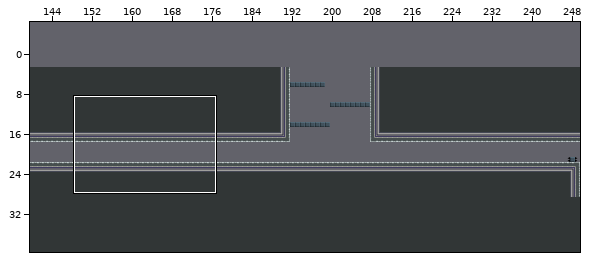
Two versions of a level (Tiled map, android/assets/levels/level11.tmx). The picture above shows the old version from afar; the outline marks the close-up.
Close-up. Before:
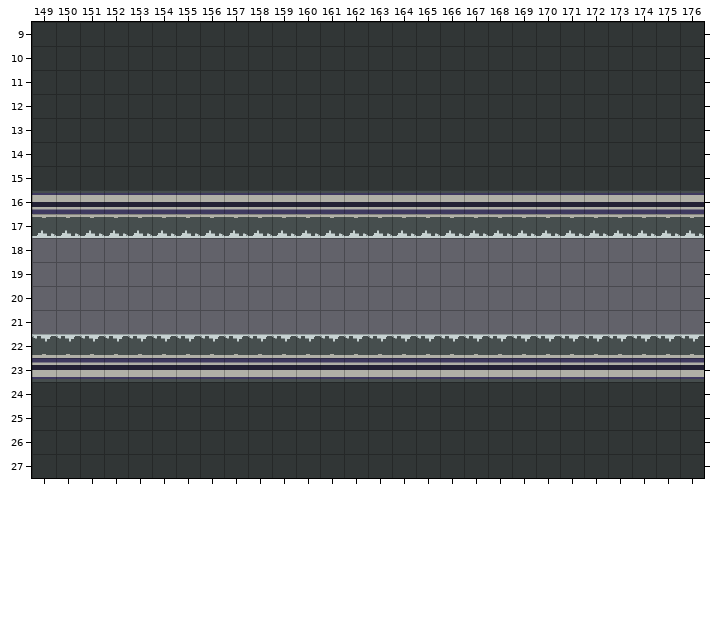
Cells are 32x32 px. Shown: x 149..176, y 9..27. The commit also changed other parts of the map, which this record leaves out. The old version is drawn lined up with the new one.
The result:
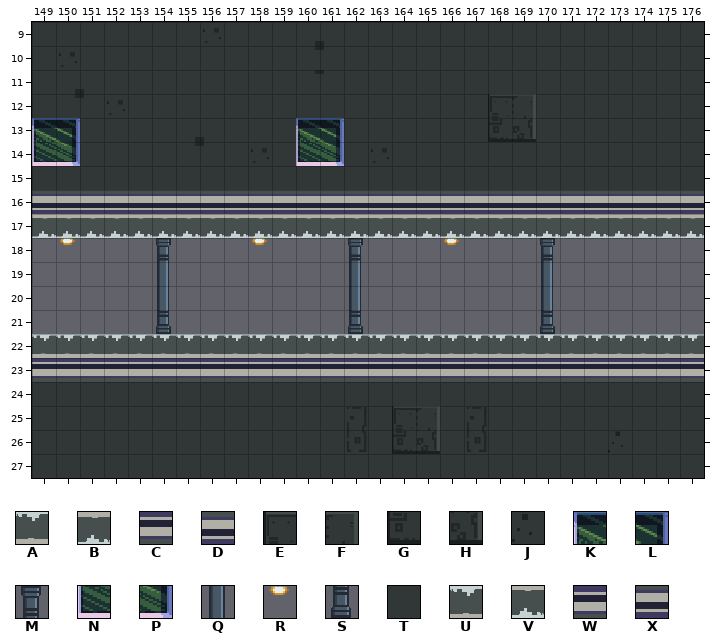
Key: from "tileset": A 49, B 49 turned 180, C 54, D 54 turned 180, E 88, F 89, G 104, H 105, J 119, K 160, L 161, M 162, N 176, P 177, Q 178, R 192, S 194; from "tileset-new": T 16, U 46, V 46 turned 180, W 51, X 51 turned 180.
_ is an empty cell.
Edits made:
map size 320x50 -> 320x40 cells (old content now starts at 0,-10; both pictures use the new coordinates)
Layer "Platform":
Tile A replaces tile U in row 22 at x 149 to 176.
Tile B replaces tile V in row 17 at x 149 to 176.
Tile C replaces tile W in row 23 at x 149 to 176.
Tile D replaces tile X in row 16 at x 149 to 176.
Tile E replaces tile T in row 12 at x 168; in row 25 at x 164.
Tile F replaces tile T in row 12 at x 169; in row 25 at x 165.
Tile G replaces tile T in row 13 at x 168; in row 26 at x 164.
Tile H replaces tile T in row 13 at x 169; in row 26 at x 165.
Tile J replaces tile T in row 26 at x 173.
Tile K replaces tile T in row 13 at x 149 and 160.
Tile L replaces tile T in row 13 at x 150 and 161.
Tile M is added in row 18 at x 154, 162 and 170.
Tile N replaces tile T in row 14 at x 149 and 160.
Tile P replaces tile T in row 14 at x 150 and 161.
Tile Q is added in rows 19 to 20 at x 154, 162 and 170.
Tile R is added in row 18 at x 150, 158 and 166.
Tile S is added in row 21 at x 154, 162 and 170.
Changed places in both close-ups, as pixel boxes (x1, y1, x2, y2):
changed: (488, 94, 536, 142)
changed: (32, 118, 80, 166)
changed: (296, 118, 344, 166)
changed: (32, 193, 704, 379)
changed: (392, 406, 440, 454)
changed: (608, 431, 623, 453)
